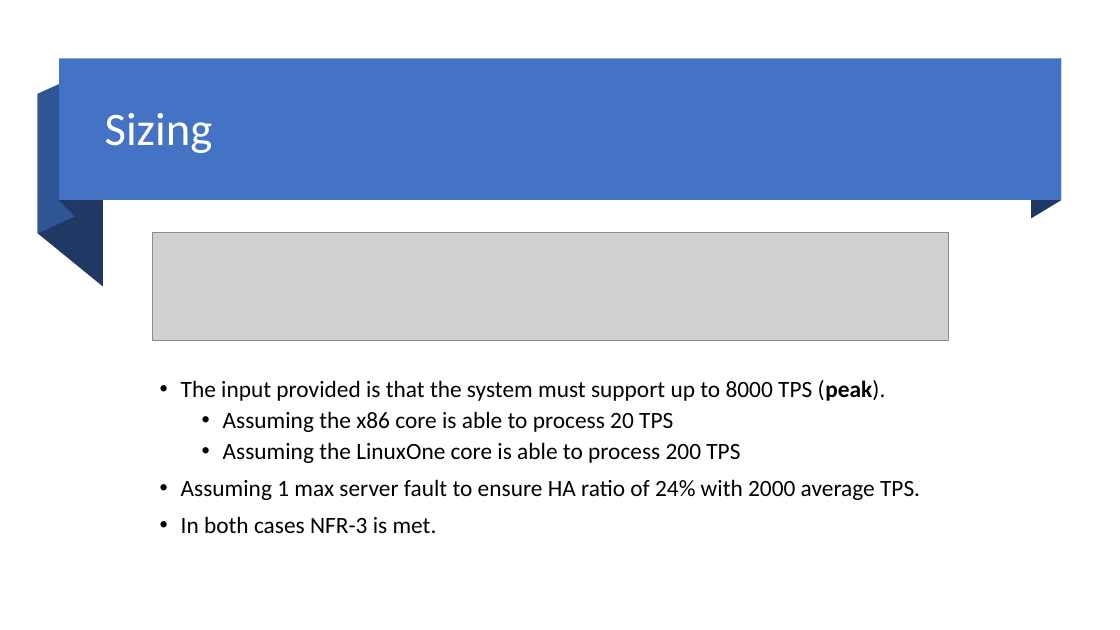
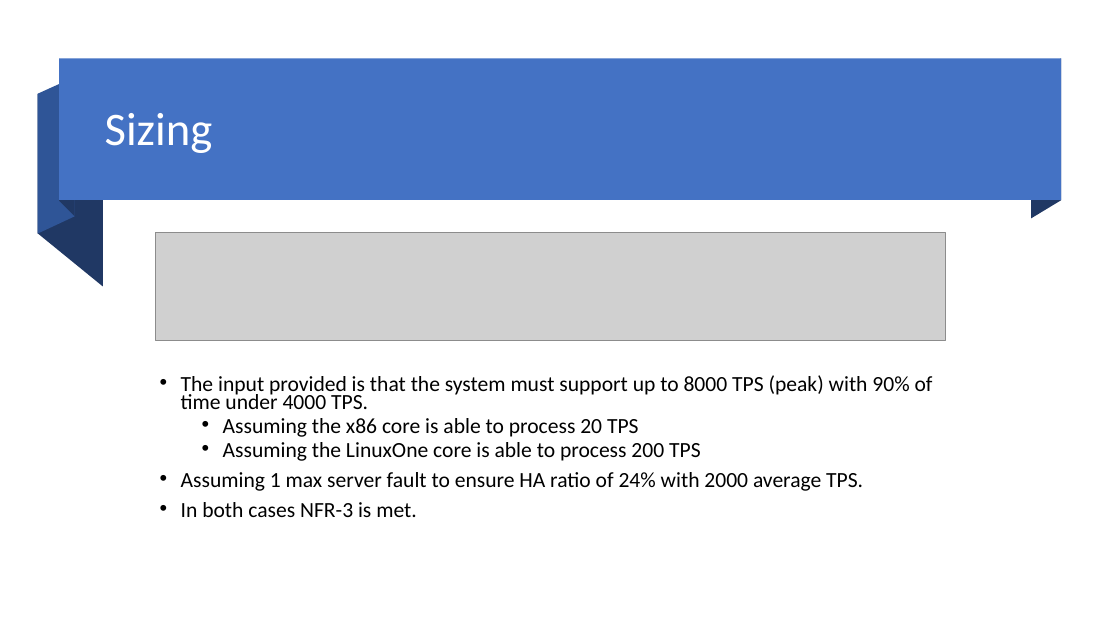
Before and after one commit to redjack96/TCO-Assessment, a slide deck: slide 3 of Rossi_GL_TCO_Pres_2021.pptx. Drawn at 1120x630 pixels with LibreOffice and Linux fonts; fonts in the diff are those of the drawing; grey boxes stand for pictures. Boxes give left, top, right and bottom in pixels: in the first picture for what was removed or moved away, otherwise in the second. Text is boxed around its words. In the diff, an @@ line names an element or a change of style, - is before the commit and + after.

```diff
--- a/Rossi_GL_TCO_Pres_2021.pptx
+++ b/Rossi_GL_TCO_Pres_2021.pptx
@@ text at box(181, 375, 933, 409): text changed; size 20 to 18.5 pt @@
-• The input provided is that the system must support up to 8000 TPS (peak).
+• The input provided is that the system must support up to 8000 TPS (peak) with 90% of time under 4000 TPS.
@@ text at box(181, 418, 863, 517): size 20 to 18.5 pt in "Assuming the x86 core is able to ...", "Assuming the LinuxOne core is able to ...", "Assuming 1 max server fault to ensure ...", "In both cases NFR-3 is met."; line spacing 0.9 to 0.7 @@
```
Also in this commit, not shown: 3 other slides changed, 1 other file.
